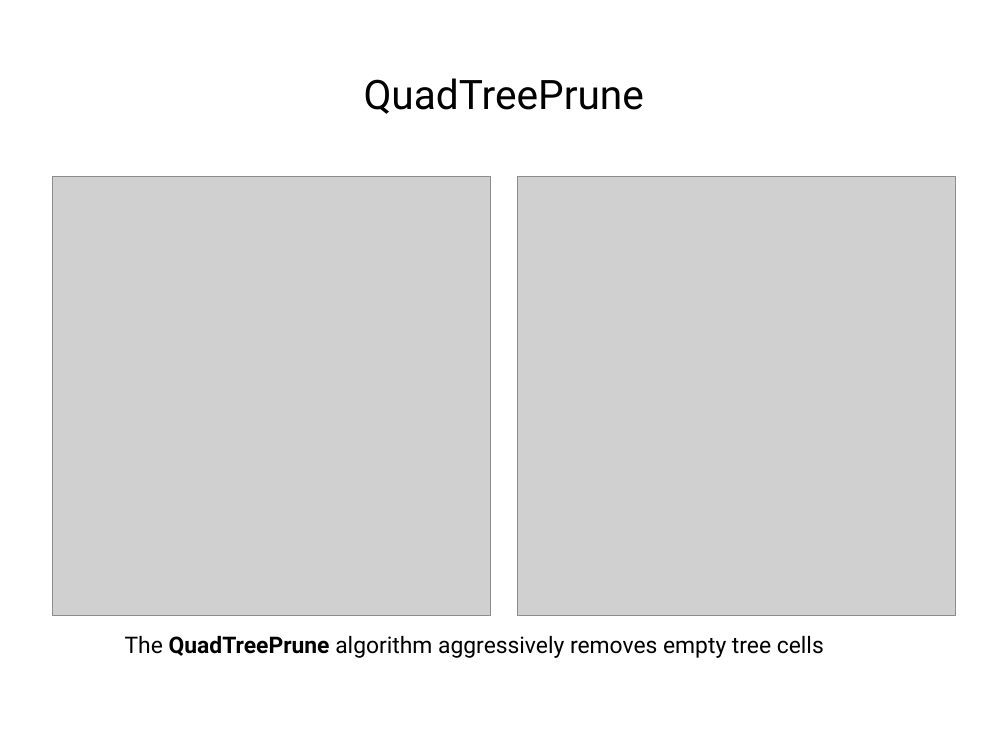
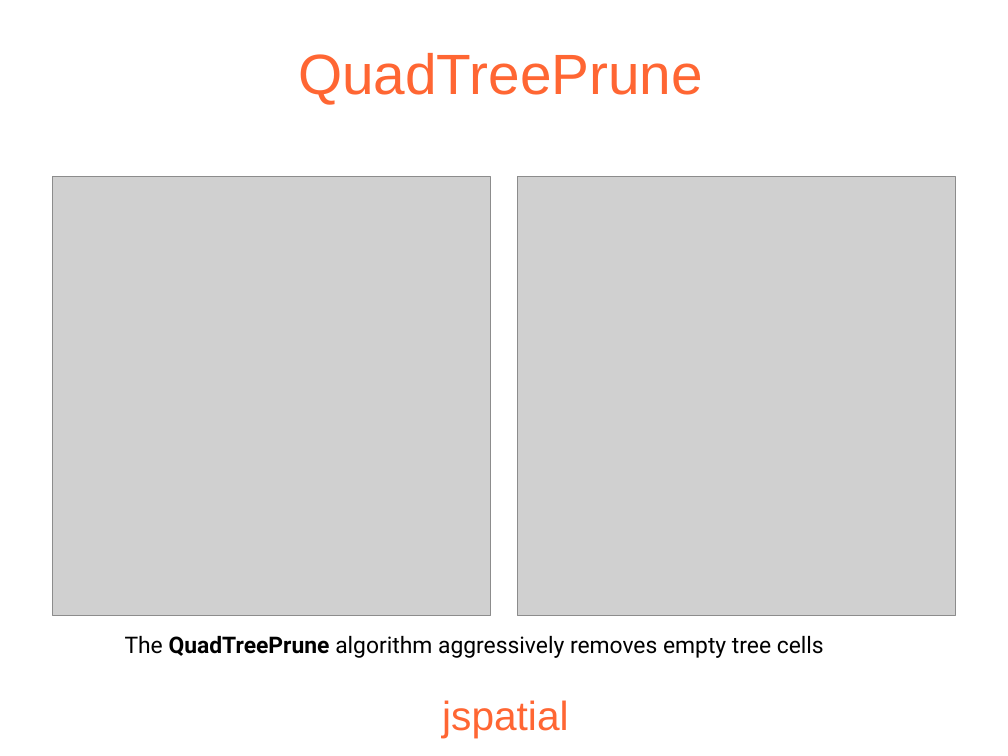
Before and after one commit to JogAmp/jogamp.org, a slide deck: slide 12 of doc/siggraph2013/bof/mark/jspatial.odp (slide 14 before the commit). Drawn at 1008x756 pixels with LibreOffice and Linux fonts; fonts in the diff are those of the drawing; grey boxes stand for pictures; background and template pictures are left out. Boxes give left, top, right and bottom in pixels: in the first picture for what was removed or moved away, otherwise in the second. Text is boxed around its words. In the diff, an @@ line names an element or a change of style, - is before the commit and + after.

```diff
--- a/doc/siggraph2013/bof/mark/jspatial.odp
+++ b/doc/siggraph2013/bof/mark/jspatial.odp
@@ title "QuadTreePrune": place and size @@
-title "QuadTreePrune" at [364, 78, 644, 114]
+title "QuadTreePrune" at [298, 53, 703, 105]
@@ title "QuadTreePrune" at [298, 53, 703, 105]: size 32 to 44.7 pt, font Roboto to Arial, text colour #000000 to #FF6633 @@
@@ title added at [442, 700, 568, 737], 32 pt, text #FF6633 @@
+jspatial
```
Also in this commit, not shown: 18 other slides changed, 1 slide added, 19 slides removed, 1 other file.
